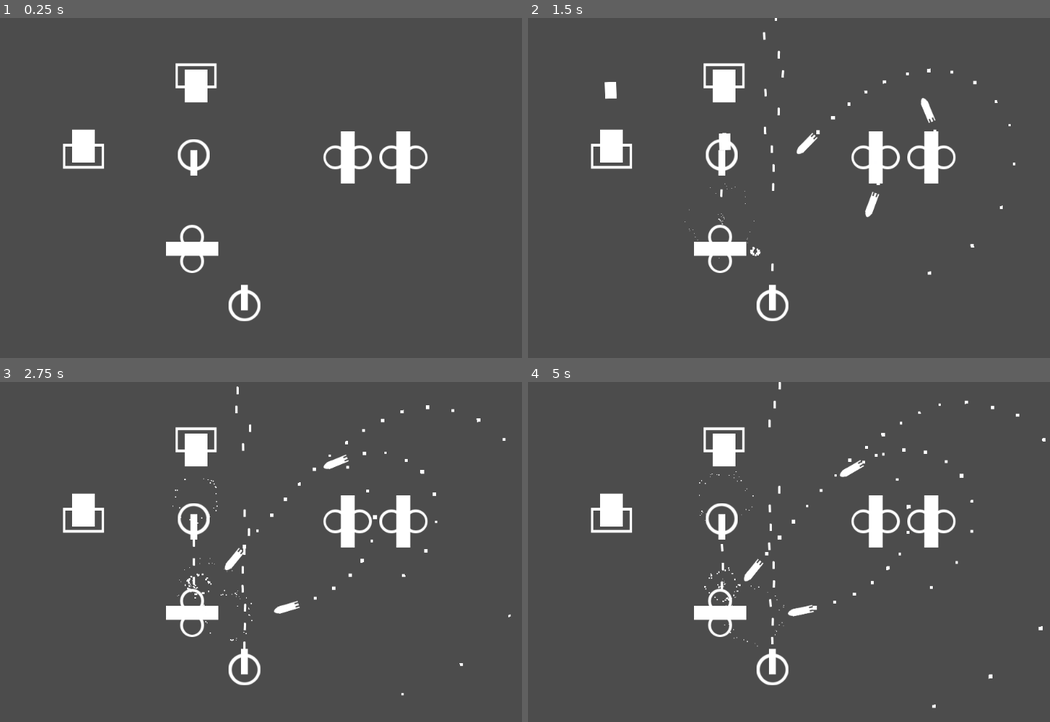
Above: before the commit, frames 1-4 (two rows, left to right).
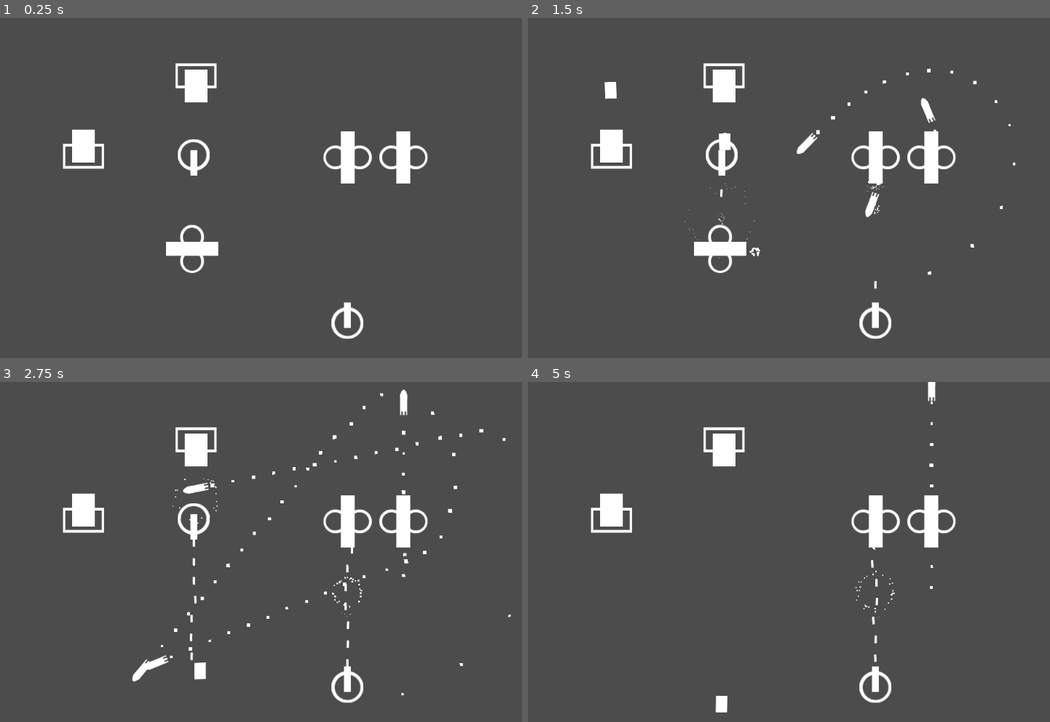
Above: after the commit, the same moments.

Repository: Arku-Tacito/Godot_Fleet
Game: Godot game, scene res://Scenes/Global/test_demo.tscn
Two runs of this game, one before a commit and one after it. Both use one fixed random seed, a clock stepped at 60 frames per second and the inputs below. The project has no main scene, so this scene is started directly.
Inputs:
- Up to frame 1 (0.25 s): no input
- Up to frame 2 (1.5 s): tap Enter at 0.5 s; hold Space (attack) 0.53-1.28 s; tap Space (attack) at 1.35 s
- Up to frame 3 (2.75 s): hold Space (attack) from 2.03 s (still down)
- Up to frame 4 (5 s): release Space (attack) at 2.78 s; tap Space (attack) at 2.85, 4.35 s; hold Space (attack) 3.53-4.28 s

The runs differ from the first frame. In frame 1, 0.6% of the frame differs, in the area x 43-70%, y 78-95%; in frame 2, 0.8%; in frame 3, 2.9%, in the area x 25-93%, y 1-95%; in frame 4, 2.7%.

Commit message:
[ADD]添加伤害和死亡判定, 导弹可被机枪击中

Diff:
--- a/Scenes/Global/test_demo.gd
+++ b/Scenes/Global/test_demo.gd
@@ -14,7 +14,8 @@
 	bu.rotation = rotation
 	bu.velocity = bu.basic_velocity.rotated(bu.rotation)
 	# bu.target = target
-	bu.target = $Target		# 测试目标
+	if get_node_or_null("Target"):
+		bu.target = $Target		# 测试目标
 	bu.connect("explode", self, "_on_explosion_effect")	# 连接爆炸信号
 	add_child(bu)
 
--- a/Scenes/Global/test_demo.tscn
+++ b/Scenes/Global/test_demo.tscn
@@ -17,7 +17,7 @@
 is_selected = true
 
 [node name="MGun2" parent="." instance=ExtResource( 2 )]
-position = Vector2( 536, 507 )
+position = Vector2( 717, 538 )
 rotation = -1.5708
 __meta__ = {
 "_edit_group_": true
--- a/Scenes/Module/WeaponBattery.gd
+++ b/Scenes/Module/WeaponBattery.gd
@@ -4,7 +4,7 @@
 enum STATUS {IDLE, DIE, ATTACK, HIT, MOVE}	# 状态类型
 
 """基础属性"""
-export var health = 100		# 血量
+export var health = 200		# 血量
 export var speed = 10		# 移动速度
 export var rotation_speed = 0	# 旋转速度
 export var CD = 50
@@ -14,6 +14,7 @@
 var rotation_dir = 0	# 当前旋转角度
 var cur_cd = 0
 var status = STATUS.IDLE	# 基础状态
+var attack_target = null	# 攻击目标
 
 onready var trigger = $Trigger	# 子弹发射器
 
@@ -38,7 +39,7 @@
 	# 发射弹药
 	if cur_cd == 0:
 		if trigger:
-			trigger.activate()
+			trigger.activate(attack_target)
 		cur_cd = CD
 	do_attack_fin()
 
@@ -46,15 +47,13 @@
 	status = STATUS.IDLE
 
 # 计算伤害
-func do_damage(attacker):
-	if attacker == null:
-		return
-
+func do_damage(damage_point):
 	# 切换状态
 	status = STATUS.HIT
 	# 计算伤害
-	print_debug("承受伤害")
-	pass
+	health -= damage_point
+	if health <= 0:
+		status = STATUS.DIE
 
 # 执行承受伤害, 这里不是计算伤害的地方, 主要用于播放动画
 func do_hit(delta):
@@ -85,6 +84,10 @@
 			do_hit(delta)
 	if cur_cd > 0:
 		cur_cd -= 1
+	if is_instance_valid(attack_target):
+		status = STATUS.ATTACK
+	else:
+		attack_target = null
 
 ## Called when the node enters the scene tree for the first time.
 func _ready():
--- a/Scenes/Weapon/Bullet.gd
+++ b/Scenes/Weapon/Bullet.gd
@@ -1,5 +1,6 @@
 """子弹"""
 extends Area2D
+export var health = 20			# 基础生命
 export var speed = 500		 	# 速度
 export var rotation_speed = 1.0	# 转向速度
 export var life_time = 500	 # 基础存活时间
@@ -19,18 +20,16 @@
 signal explode(eff_obj, position, rotation)
 
 # 承受伤害
-func do_damage(attacker):
-	print_debug("导弹伤害")
-	emit_signal("explode", effect_explosion, global_position, global_rotation)
-	queue_free()
+func do_damage(damage_point):
+	health -= damage_point
+	if health <= 0:
+		emit_signal("explode", effect_explosion, global_position, global_rotation)
+		queue_free()
 
 # 执行爆炸
 func do_explode():
 	if effect_explosion:
 		emit_signal("explode", effect_explosion, global_position, global_rotation)
-#		var eff = effect_explosion.instance()
-#		eff.visible = true
-#		add_child(eff)
 
 # 降低击穿等级, 为0则等待销毁
 func cross_level_decline():
@@ -39,12 +38,14 @@
 	if cross_level <= 0:	# 无法再碰撞, 销毁
 		queue_free()
 
-#		is_stop = true
-#		for child in get_children():
-#			child.visible = false	# 无法显示
-#		life_time = 30		# 给个时间放爆炸再销毁
+# 撞击到物体
+# 这里因为要撞击导弹, 所以也把area的检测连到这里
+func _on_body_entered(body):
+	match body.collision_layer:
+		1, 4, 6:	# 单位, 飞行器
+			body.do_damage(basic_damage)	# 承受伤害
+			cross_level_decline()	# 撞击一次降低一次击穿等级
 
-# Called when the node enters the scene tree for the first time.
 func _ready():
 	add_to_group("bullet")
 	pass # Replace with function body.
@@ -64,14 +65,6 @@
 	if is_stop:
 		return
 	# 跟踪模式, 根据目标更新速度
-	if is_target_locked and target:
+	if is_target_locked and is_instance_valid(target):
 		_update_velocity_with_target(target.global_position, delta)
 	global_position += velocity * speed * delta
-
-# 撞击到物体
-func _on_body_entered(body):
-	print_debug(body.collision_layer)
-	match body.collision_layer:
-		1, 4:	# 单位, 飞行器, 导弹
-			body.do_damage(self)	# 承受伤害
-			cross_level_decline()	# 撞击一次降低一次击穿等级
--- a/Scenes/Weapon/MGun_Bullet.tscn
+++ b/Scenes/Weapon/MGun_Bullet.tscn
@@ -5,7 +5,7 @@
 [ext_resource path="res://Scenes/Effect/Explosion_small.tscn" type="PackedScene" id=3]
 
 [sub_resource type="RectangleShape2D" id=1]
-extents = Vector2( 2.0145, 2.24456 )
+extents = Vector2( 5.00725, 2.24456 )
 
 [node name="MGunBullet" type="Area2D"]
 collision_layer = 2
@@ -21,7 +21,8 @@
 texture = ExtResource( 1 )
 
 [node name="CollisionShape2D" type="CollisionShape2D" parent="."]
-position = Vector2( 5, 0 )
+position = Vector2( 2.00725, 0 )
 shape = SubResource( 1 )
 
+[connection signal="area_entered" from="." to="." method="_on_body_entered"]
 [connection signal="body_entered" from="." to="." method="_on_body_entered"]
--- a/Scenes/Weapon/Missile.tscn
+++ b/Scenes/Weapon/Missile.tscn
@@ -5,7 +5,7 @@
 [ext_resource path="res://Scenes/Effect/Explosion.tscn" type="PackedScene" id=3]
 
 [sub_resource type="RectangleShape2D" id=1]
-extents = Vector2( 16, 6 )
+extents = Vector2( 16.5, 7 )
 
 [sub_resource type="ParticlesMaterial" id=2]
 flag_disable_z = true
@@ -38,7 +38,7 @@
 texture = ExtResource( 2 )
 
 [node name="CollisionShape2D" type="CollisionShape2D" parent="."]
-position = Vector2( 5, 1.90735e-06 )
+position = Vector2( 5.5, 0 )
 shape = SubResource( 1 )
 
 [node name="Particles2D" type="Particles2D" parent="."]
